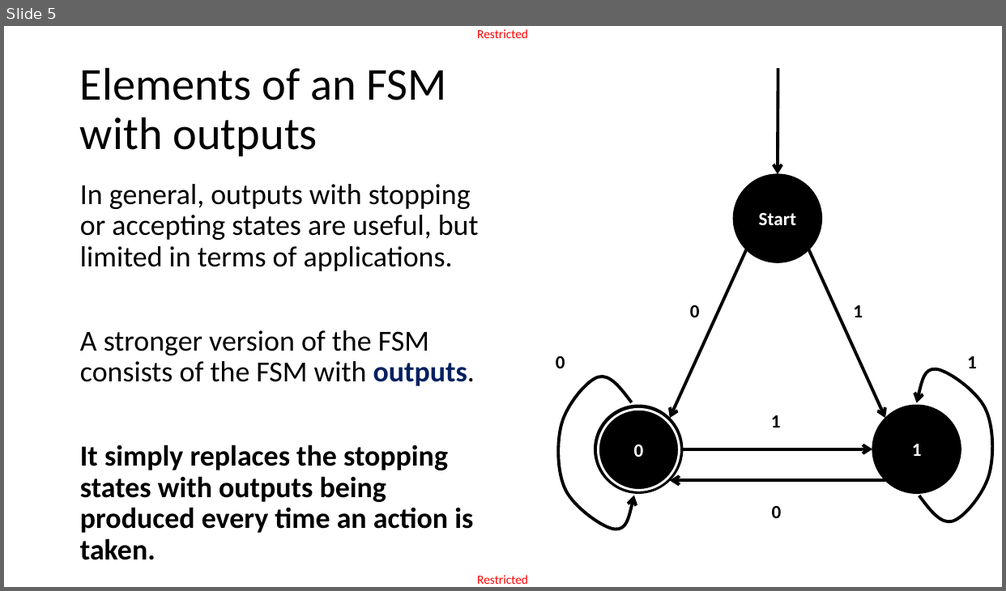
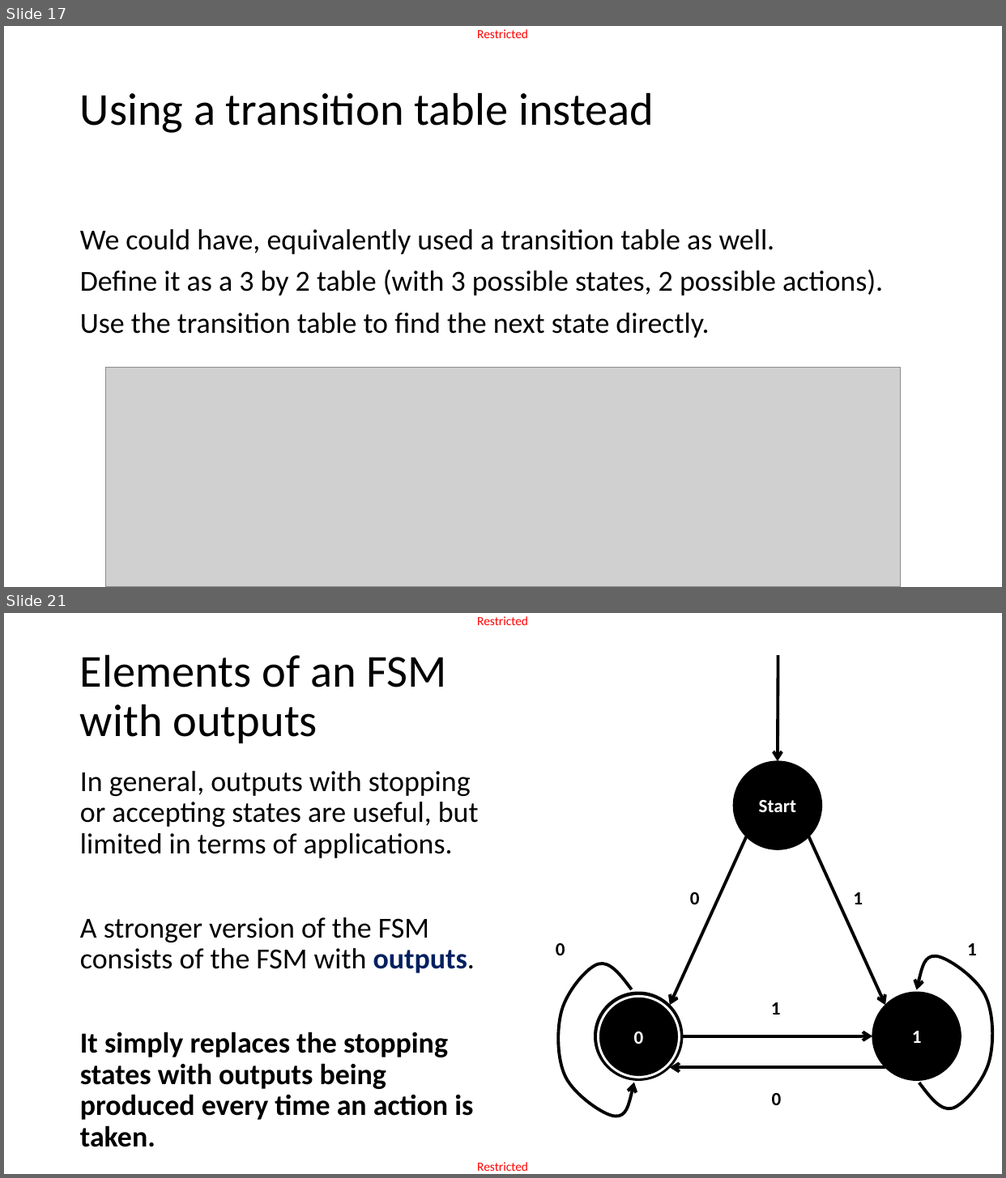
Before and after one commit to matthieudemari/SUTD_PLC_50_051, a slide deck: W9/W9S1/W9S1.pptx. Shown one above the other, each under a label of ours: slide 5 before the commit, slides 17 and 21 after it; the slides between them are not shown. The pictures are 1006x591 and 1006x1178 pixels, drawn with LibreOffice and Linux fonts; fonts in the diff are those of the drawing; grey boxes stand for pictures. Boxes give left, top, right and bottom in pixels: in the first picture for what was removed or moved away, otherwise in the second. Text is boxed around its words. In the diff, an @@ line names an element or a change of style, - is before the commit and + after.

```diff
--- a/W9/W9S1/W9S1.pptx
+++ b/W9/W9S1/W9S1.pptx
@@ slide 17 added at (x1=4, y1=26, x2=1002, y2=587), background #FFFFFF; not listed: 2 template elements that a slide beside it also shows @@
@@ title added at (x1=80, y1=92, x2=654, y2=133), 44 pt, text #000000 @@
+Using a transition table instead
@@ text added at (x1=80, y1=229, x2=883, y2=338), 28 pt, text #000000 @@
+We could have, equivalently used a transition table as well.
+Define it as a 3 by 2 table (with 3 possible states, 2 possible actions).
+Use the transition table to find the next state directly.
@@ picture added at (x1=105, y1=367, x2=901, y2=587) @@
@@ what was slide 5 is now slide 21 @@
```
Also in this commit, not shown: 2 slides changed, 27 other slides added, 9 other files.
